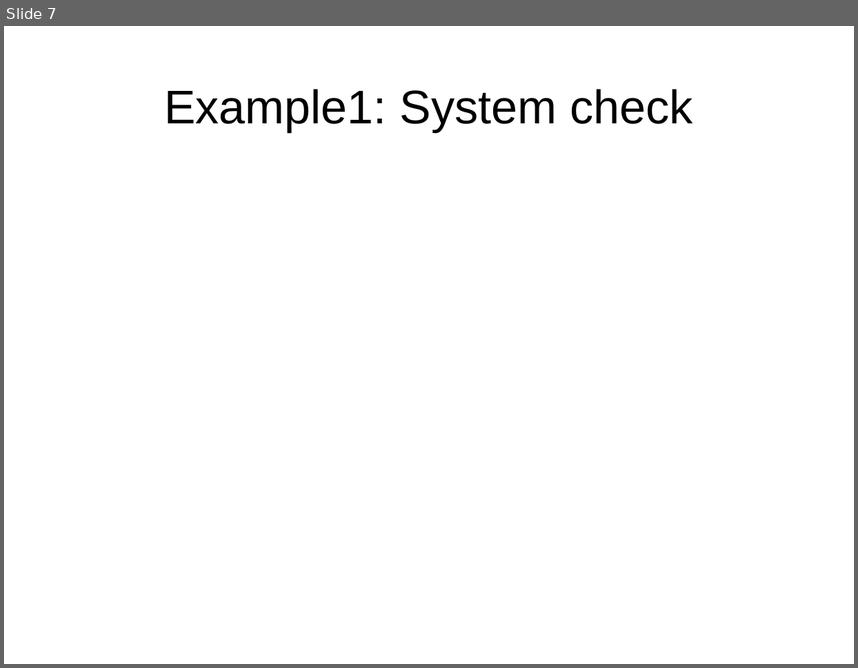
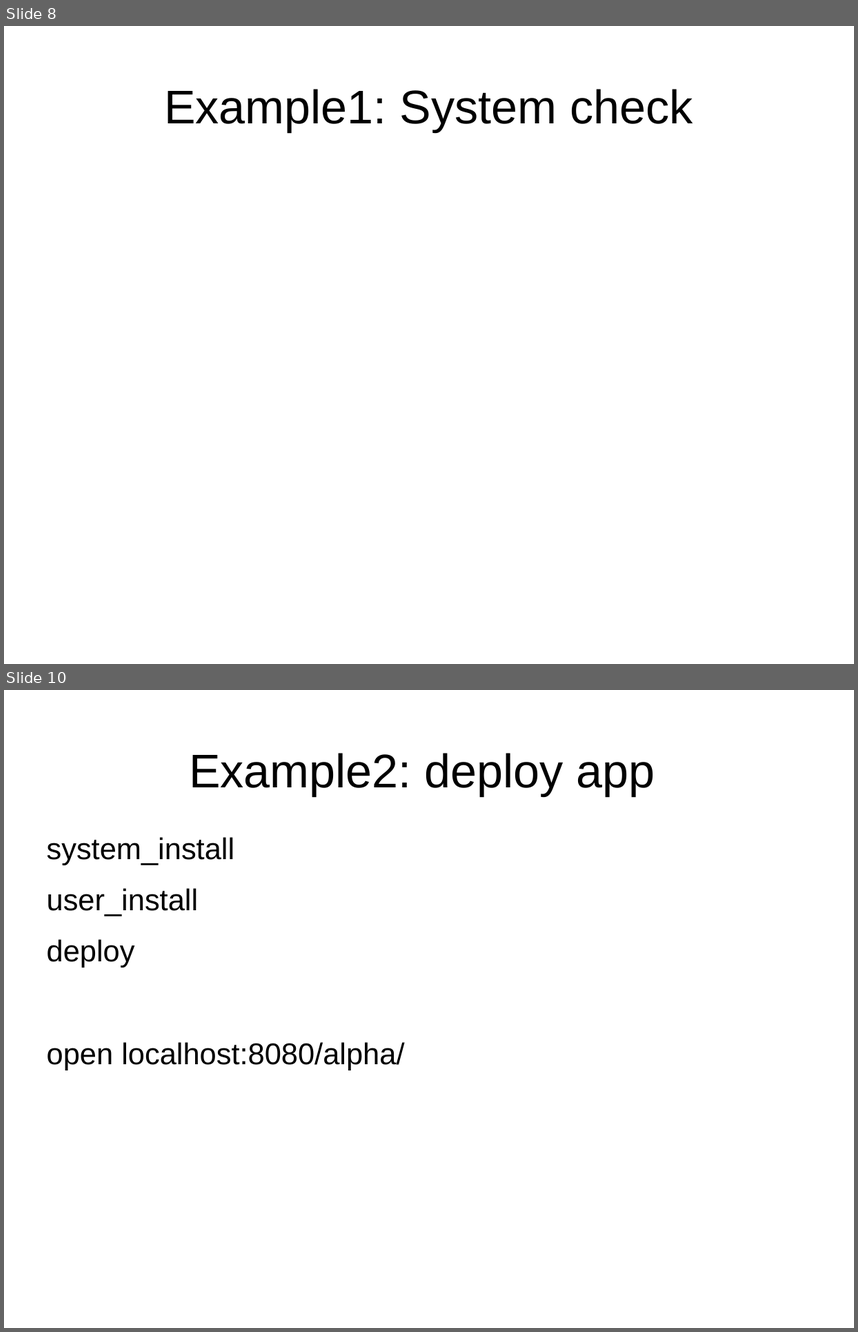
Before and after one commit to julienaubert/gothpy_fab, a slide deck: slides.odp. Shown one above the other, each under a label of ours: slide 7 before the commit, slides 8 and 10 after it; the slides between them are not shown. The pictures are 858x668 and 858x1332 pixels, drawn with LibreOffice and Linux fonts; fonts in the diff are those of the drawing. Boxes give left, top, right and bottom in pixels: in the first picture for what was removed or moved away, otherwise in the second. Text is boxed around its words. In the diff, an @@ line names an element or a change of style, - is before the commit and + after.

```diff
--- a/slides.odp
+++ b/slides.odp
@@ slide 10 added at [4,690,854,1328], background #FFFFFF @@
@@ title added at [189,753,655,796], 44 pt, text #000000 @@
+Example2: deploy app
@@ text added at [47,837,404,1070], 28 pt, text #000000 @@
+system_install
+user_install
+deploy
+open localhost:8080/alpha/
@@ what was slide 7 is now slide 8 @@
```
Also in this commit, not shown: 2 slides changed, 6 other slides added, 2 slides removed, 11 other files.
